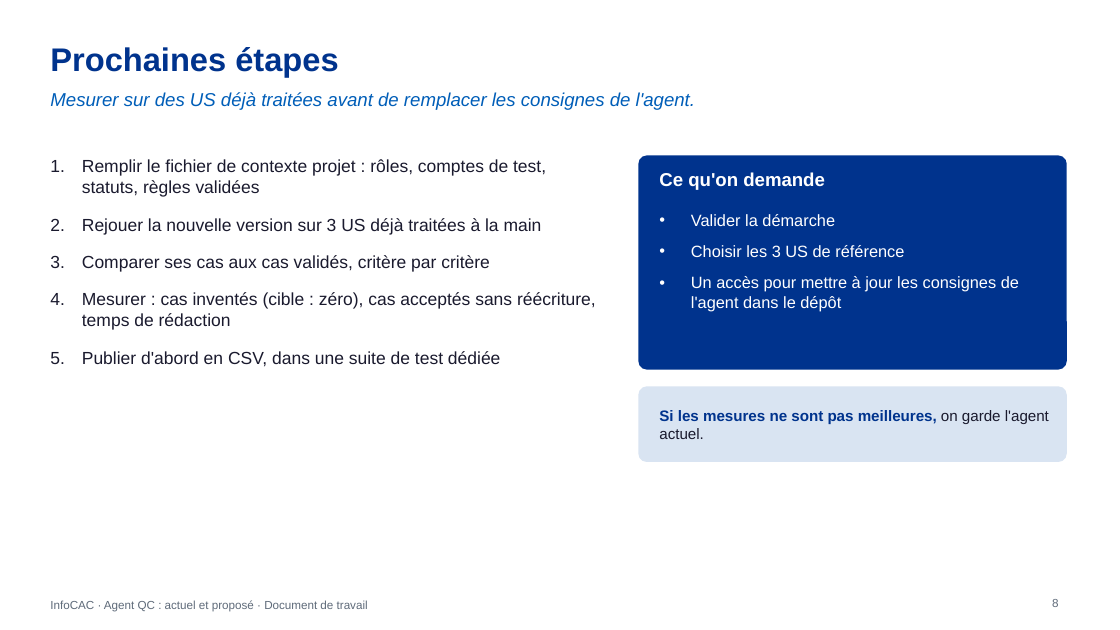
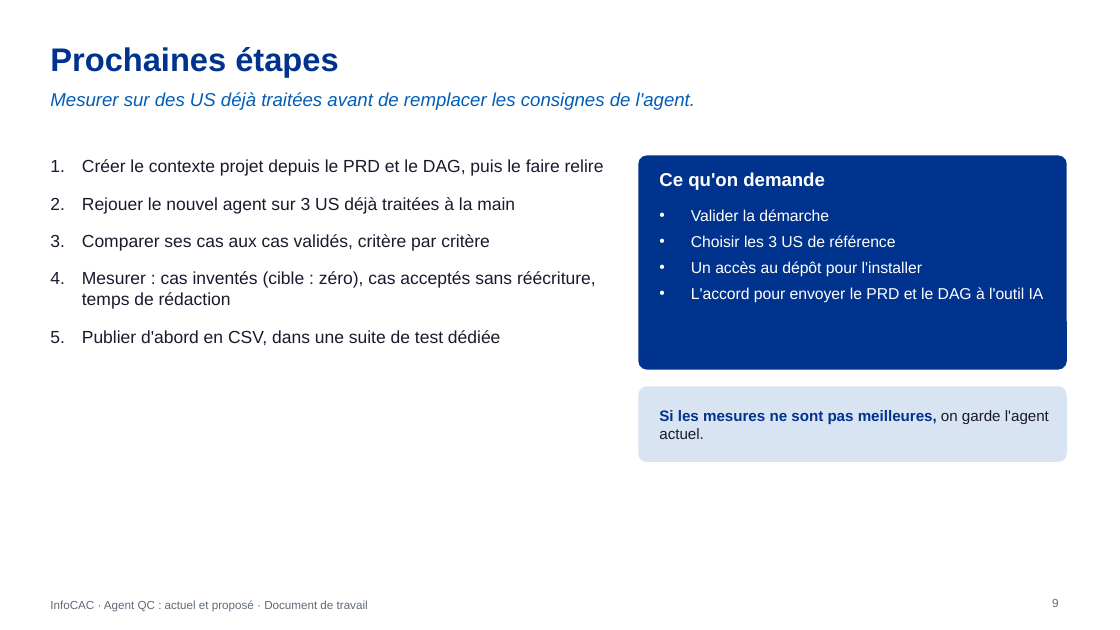
Before and after one commit to DauraRady/Travaux-QA, a slide deck: slide 9 of doc/Agent-QC-actuel-vs-propose.pptx (slide 8 before the commit). Drawn at 1120x630 pixels with LibreOffice and Linux fonts; fonts in the diff are those of the drawing. Boxes give left, top, right and bottom in pixels: in the first picture for what was removed or moved away, otherwise in the second. Text is boxed around its words. In the diff, an @@ line names an element or a change of style, - is before the commit and + after.

Commit message:
Mise à jour des présentations

```diff
--- a/doc/Agent-QC-actuel-vs-propose.pptx
+++ b/doc/Agent-QC-actuel-vs-propose.pptx
@@ text at <box>82,159,604,214</box>: text changed @@
-1. Remplir le fichier de contexte projet : rôles, comptes de test, statuts, règles validées
-2. Rejouer la nouvelle version sur 3 US déjà traitées à la main
+1. Créer le contexte projet depuis le PRD et le DAG, puis le faire relire
+2. Rejouer le nouvel agent sur 3 US déjà traitées à la main
@@ text at <box>691,209,895,247</box>: size 14 to 13.5 pt in "Valider la démarche", "Choisir les 3 US de référence"; less space between paragraphs @@
@@ text at <box>691,261,1044,303</box>: text changed; size 14 to 13.5 pt @@
-• Un accès pour mettre à jour les consignes de l'agent dans le dépôt
+• Un accès au dépôt pour l'installer
+• L'accord pour envoyer le PRD et le DAG à l'outil IA
```
Also in this commit, not shown: 3 other slides changed, 1 slide added, 3 other files.
